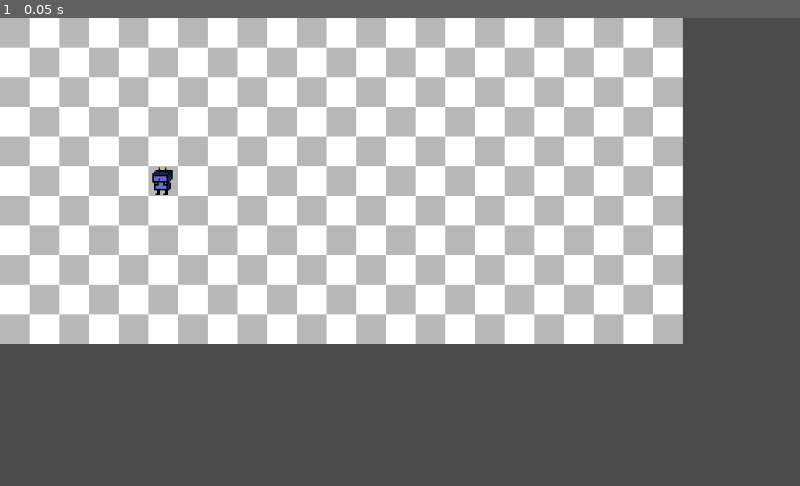
Above: before the commit, frame 1.
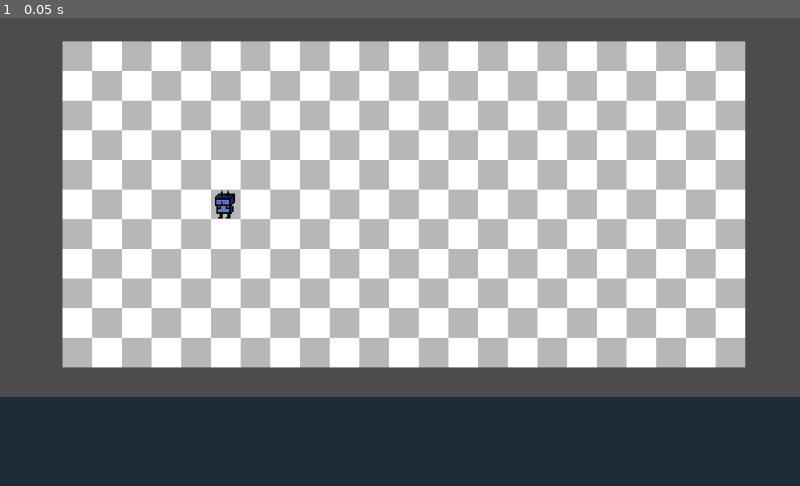
Above: after the commit, the same moment.

Repository: liddyjacob/gangsigns_the_game
Game: Godot game, scene res://Scenes/MainScene.tscn
Two runs of this game, one before a commit and one after it. Both use one fixed random seed, a clock stepped at 60 frames per second and the inputs below.
Inputs:
- Up to frame 1 (0.05 s): no input

The runs differ from the first frame. In frame 1, 75% of the frame differs, in the area x 0-100%, y 0-100%.

Commit message:
Now to do attack buttons...

Diff:
--- a/Global Structures/boardMatrix.gd
+++ b/Global Structures/boardMatrix.gd
@@ -120,8 +120,8 @@
 				var ydelta = newChildNode.get_node('CollisionShape2D').shape.extents[1]
 
 				# Define the location of this node
-				newChildNode.position.x = (xdelta ) + 2 * xdelta * i
-				newChildNode.position.y = (ydelta ) + 2 * xdelta * j
+				newChildNode.position.x = 80 + (xdelta ) + 2 * xdelta * i
+				newChildNode.position.y = 30 + (ydelta ) + 2 * xdelta * j
 
 				# To highlight the difference in nodes, we need to
 				# slightly alter the color.
--- a/Global Structures/gameLogicHandler.gd
+++ b/Global Structures/gameLogicHandler.gd
@@ -21,7 +21,18 @@
 
 	# handle an attack request
 	func handleAttack():
+		if self.locationInFocus == null:
+			push_error("Attempting an attack init without a tile selected!")
+		if not self.locationInFocus.hasUnit():
+			push_error("Attempting an attack on an empty tile!")
+
+		self.selection = SELECT_STATE.SELECT_ATTACK
+
+		self.render()
+	# do not attacl anymore.
+	func handleCancelAttack():
 		pass
+
 
 
 	# handle the logic in here, not in the tile.gd script
@@ -59,6 +70,8 @@
 				self.selection = SELECT_STATE.SELECT_NONE
 		#	self.locationInFocus = matrixPiece
 
+	func handleHover(matrixPiece):
+		pass
 
 
 	func render():
--- a/Scenes/GameEngine.gd
+++ b/Scenes/GameEngine.gd
@@ -30,3 +30,14 @@
 # Called every frame. 'delta' is the elapsed time since the previous frame.
 #func _process(delta):
 #	pass
+
+
+# Handle UI
+func renderUI():
+	var ui = get_node('UI')
+
+	if gameLogicHandler.logicHandler.selection == gameLogicHandler.SELECT_STATE.SELECT_UNIT:
+		ui.toggleAttackButton(true)
+
+	else:
+		ui.toggleAttackButton(false)
--- a/Scenes/MainScene.tscn
+++ b/Scenes/MainScene.tscn
@@ -1,12 +1,11 @@
 [gd_scene load_steps=3 format=2]
 
 [ext_resource path="res://Scenes/GameEngine.gd" type="Script" id=1]
-[ext_resource path="res://Scenes/Tile.tscn" type="PackedScene" id=2]
+[ext_resource path="res://Scenes/UI.tscn" type="PackedScene" id=2]
 
 [node name="MainScene" type="Node2D"]
 script = ExtResource( 1 )
 
 [node name="Map" type="Node" parent="."]
 
-[node name="Tile" parent="Map" instance=ExtResource( 2 )]
-visible = false
+[node name="UI" parent="." instance=ExtResource( 2 )]
--- a/Scenes/Tile.gd
+++ b/Scenes/Tile.gd
@@ -33,5 +33,13 @@
 	if event is InputEventMouseButton and event.pressed:
 	# Handle the selection of this matrix tile
 		gameLogicHandler.logicHandler.handleSelect(matrixTile)
+		get_tree().get_root().get_node('MainScene').renderUI()
+		print()
+
+	# handle hover highlighting
+	if event is InputEventMouseMotion:
+		# really only affects attack / placement
+		gameLogicHandler.logicHandler.handleHover(matrixTile)
+
 
 	pass # Replace with function body.
--- /dev/null
+++ b/Scenes/UI.gd
@@ -0,0 +1,22 @@
+extends Control
+
+# Declare member variables here. Examples:
+# var a = 2
+# var b = "text"
+
+onready var attackButton : Button = get_node('AttackButton')
+
+
+# Called when the node enters the scene tree for the first time.
+func _ready():
+	pass # Replace with function body.
+
+
+func toggleAttackButton(toggle):
+	attackButton.visible = toggle
+
+func _on_AttackButton_pressed():
+	gameLogicHandler.logicHandler.handleAttack()
+	get_tree().get_root().get_node('MainScene').renderUI()
+	#
+	pass # Replace with function body.
--- /dev/null
+++ b/Scenes/UI.tscn
@@ -0,0 +1,28 @@
+[gd_scene load_steps=3 format=2]
+
+[ext_resource path="res://Scenes/UI.gd" type="Script" id=1]
+[ext_resource path="res://Sprites/rocknroll.jpg" type="Texture" id=2]
+
+[node name="UI" type="Control"]
+anchor_right = 1.0
+anchor_bottom = 1.0
+script = ExtResource( 1 )
+
+[node name="ColorRect" type="ColorRect" parent="."]
+margin_top = 486.0
+margin_right = 1024.0
+margin_bottom = 600.0
+rect_pivot_offset = Vector2( 36.8735, 10.308 )
+color = Color( 0.12549, 0.172549, 0.227451, 1 )
+
+[node name="AttackButton" type="Button" parent="."]
+visible = false
+margin_left = 35.1611
+margin_top = 511.78
+margin_right = 659.161
+margin_bottom = 1129.78
+rect_scale = Vector2( 0.1, 0.1 )
+rect_pivot_offset = Vector2( -5.11652, 0.214508 )
+icon = ExtResource( 2 )
+flat = true
+[connection signal="pressed" from="AttackButton" to="." method="_on_AttackButton_pressed"]
Binary file added: Sprites/rocknroll.jpg
